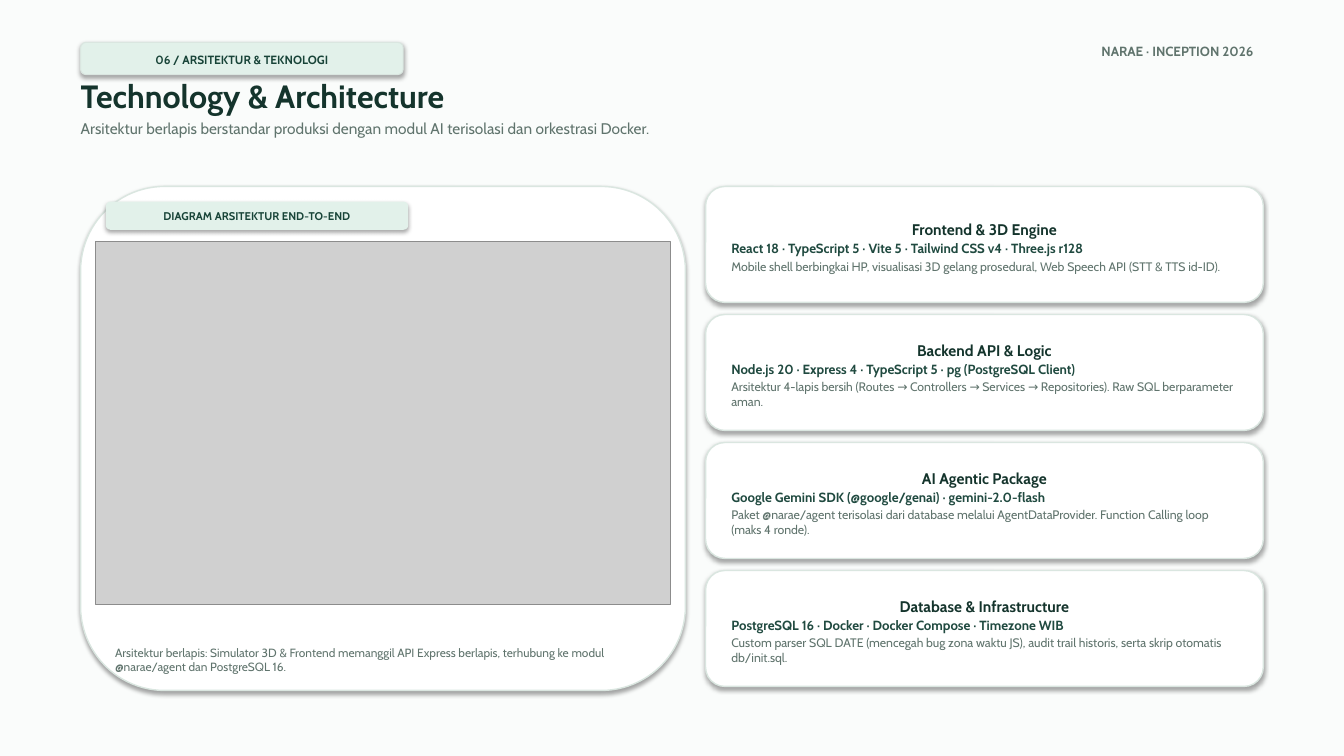
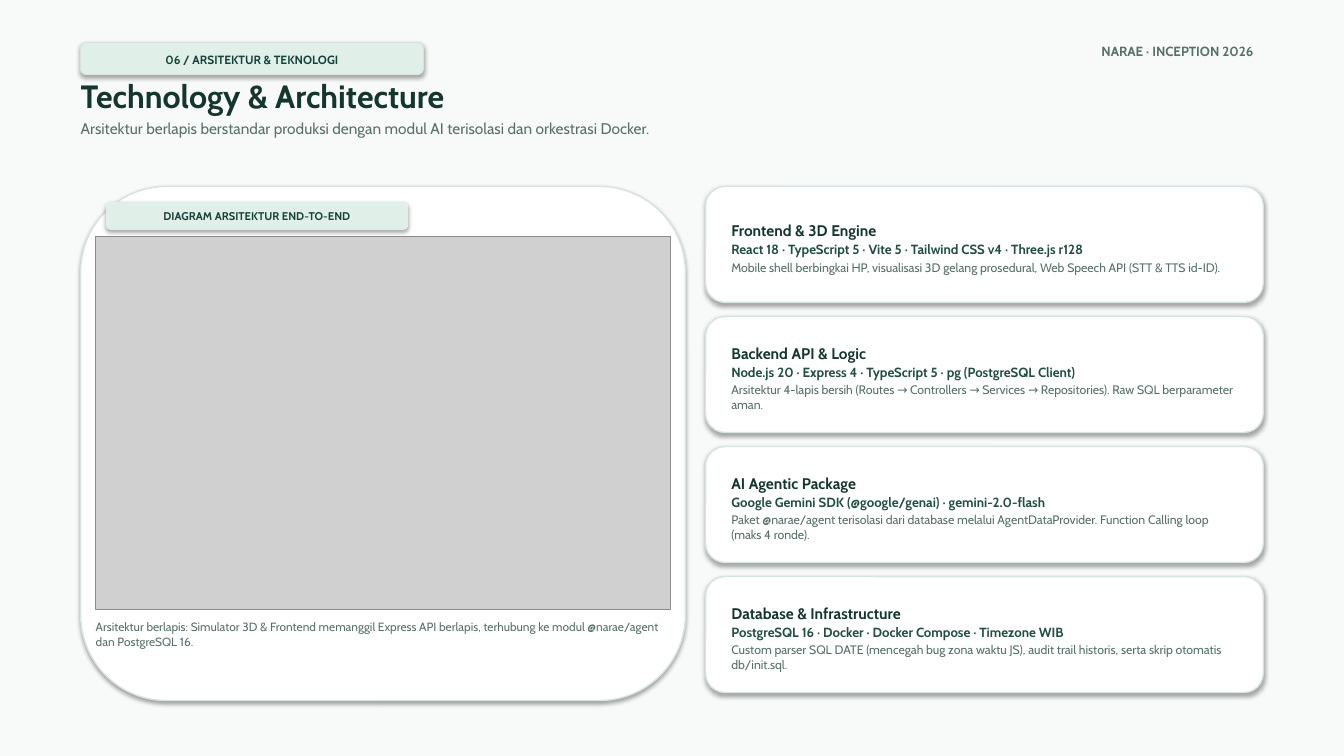
Before and after one commit to MichaelB232/narae, a slide deck: slide 7 of NARAE_Pitch_Deck.pptx. Drawn at 1344x756 pixels with LibreOffice and Linux fonts; fonts in the diff are those of the drawing; grey boxes stand for pictures. Boxes give left, top, right and bottom in pixels: in the first picture for what was removed or moved away, otherwise in the second. Text is boxed around its words. In the diff, an @@ line names an element or a change of style, - is before the commit and + after.

```diff
--- a/NARAE_Pitch_Deck.pptx
+++ b/NARAE_Pitch_Deck.pptx
@@ rectangle at [0, 0, 1344, 756]: fill #FAFCFB to #F8FAF9 @@
@@ rounded rectangle "06 / ARSITEKTUR & TEKNOLOGI": place and size @@
-rounded rectangle "06 / ARSITEKTUR & TEKNOLOGI" at [81, 42, 403, 75]
+rounded rectangle "06 / ARSITEKTUR & TEKNOLOGI" at [81, 42, 423, 75]
@@ rounded rectangle "06 / ARSITEKTUR & TEKNOLOGI" at [81, 42, 423, 75]: text colour #184438 to #164338; fill #E2F1EA to #E0EFE8; outline #DAE6E0 0.75 pt to #D8E4DE 0.75 pt @@
@@ text "Technology & Architecture" at [81, 84, 650, 138]: text colour #14342C to #15362F in "Technology & Architecture"; text colour #60746D to #587068 in "Arsitektur berlapis berstandar produksi dengan modul AI ..." @@
@@ rounded rectangle: place and size @@
-rounded rectangle at [81, 187, 686, 691]
+rounded rectangle at [81, 187, 686, 701]
@@ rounded rectangle at [81, 187, 686, 701]: outline #DAE6E0 1 pt to #D8E4DE 1 pt @@
@@ rounded rectangle "Frontend & 3D Engine" at [706, 187, 1263, 302]: text colour #14342C to #15362F in "Frontend & 3D Engine"; text colour #204A40 to #234E44 in "React 18 · TypeScript 5 · Vite ..."; text colour #60746D to #587068 in "Mobile shell berbingkai HP, visualisasi 3D gelang ..."; alignment centre to left; outline #DAE6E0 1 pt to #D8E4DE 1 pt @@
@@ picture: place and size @@
-picture at [96, 242, 670, 605]
+picture at [96, 237, 670, 610]
@@ rounded rectangle "Backend API & Logic" at [706, 317, 1263, 433]: text colour #14342C to #15362F in "Backend API & Logic"; text colour #204A40 to #234E44 in "Node.js 20 · Express 4 · TypeScript ..."; text colour #60746D to #587068 in "Arsitektur 4-lapis bersih (Routes → Controllers → ..."; alignment centre to left; outline #DAE6E0 1 pt to #D8E4DE 1 pt @@
@@ rounded rectangle "AI Agentic Package": place and size @@
-rounded rectangle "AI Agentic Package" at [706, 443, 1263, 559]
+rounded rectangle "AI Agentic Package" at [706, 447, 1263, 563]
@@ rounded rectangle "AI Agentic Package" at [706, 447, 1263, 563]: text colour #14342C to #15362F in "AI Agentic Package"; text colour #204A40 to #234E44 in "Google Gemini SDK (@google/genai) · gemini-2.0-flash"; text colour #60746D to #587068 in "Paket @narae/agent terisolasi dari database melalui AgentDat ..."; alignment centre to left; outline #DAE6E0 1 pt to #D8E4DE 1 pt @@
@@ rounded rectangle "Database & Infrastructure": place and size @@
-rounded rectangle "Database & Infrastructure" at [706, 571, 1263, 687]
+rounded rectangle "Database & Infrastructure" at [706, 577, 1263, 693]
@@ rounded rectangle "Database & Infrastructure" at [706, 577, 1263, 693]: text colour #14342C to #15362F in "Database & Infrastructure"; text colour #204A40 to #234E44 in "PostgreSQL 16 · Docker · Docker Compose ..."; text colour #60746D to #587068 in "Custom parser SQL DATE (mencegah bug zona ..."; alignment centre to left; outline #DAE6E0 1 pt to #D8E4DE 1 pt @@
@@ text added at [96, 622, 658, 649], 8.5 pt, text #587068 @@
+Arsitektur berlapis: Simulator 3D & Frontend memanggil Express API berlapis, terhubung ke modul @narae/agent dan PostgreSQL 16.
@@ text in rounded rectangle at [115, 648, 605, 674]: text removed @@
-Arsitektur berlapis: Simulator 3D & Frontend memanggil API Express berlapis, terhubung ke modul @narae/agent dan PostgreSQL 16.
```
Also in this commit, not shown: 8 other slides changed, 3 other files.
